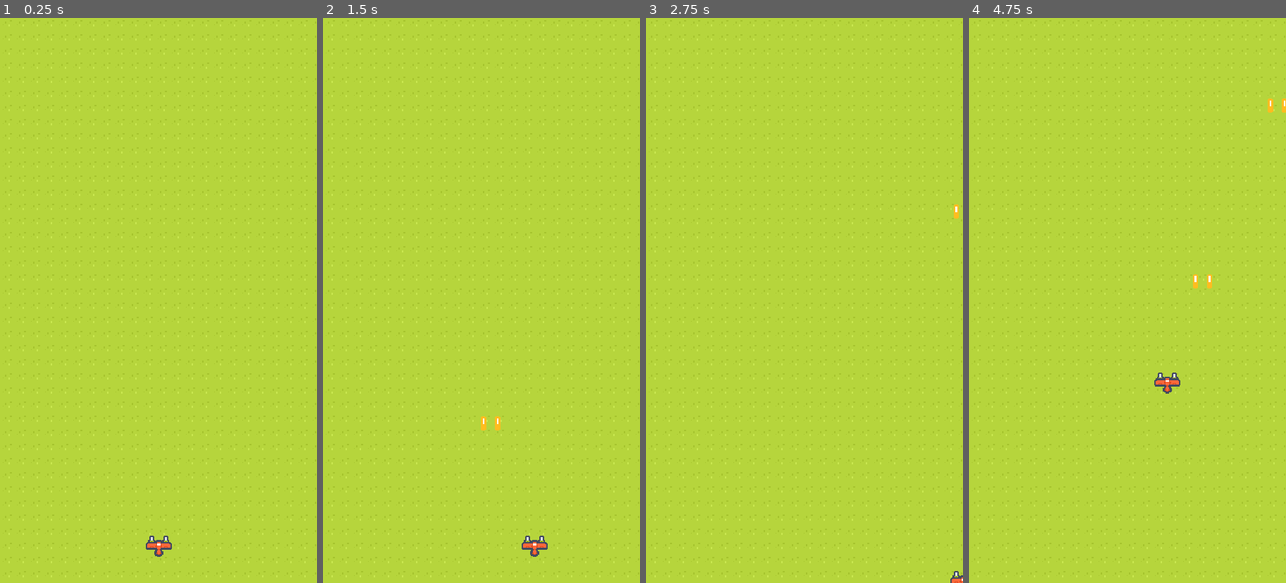
Above: before the commit, frames 1-4 (left to right).
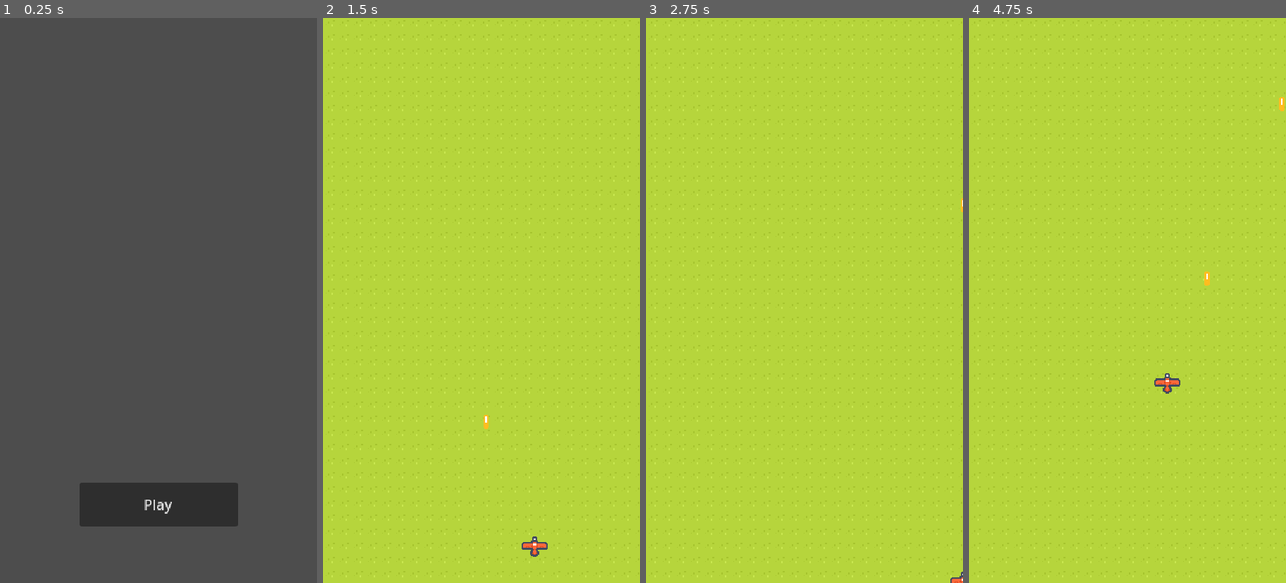
Above: after the commit, the same moments.

Repository: sir-geronimo/red-baron
Game: Godot game, scene res://scenes/main_menu.tscn
The game is run twice, just before and just after one commit, with the same random seed, the same clock (stepped at 60 frames per second) and the same inputs. Before the commit the project starts from res://scenes/World.tscn.
Inputs (mouse positions are in pixels of both pictures, inside the frame that each line leads up to):
- Up to frame 1 (0.25 s): no input
- Up to frame 2 (1.5 s): click (481, 503) at 0.5 s, where only the run after the commit has a clickable "Play"; tap Enter at 1.25 s; hold D (right) from 1.28 s (still down); hold Space (shoot) from 1.28 s (still down)
- Up to frame 3 (2.75 s): release D (right) at 2.03 s; release Space (shoot) at 2.03 s; hold S (down) from 2.03 s (still down); tap Space (shoot) at 2.1 s
- Up to frame 4 (4.75 s): tap Space (shoot) at 2.75, 3.6 s; release S (down) at 2.78 s; hold D (right) 2.78-3.53 s; hold Space (shoot) 2.78-3.53 s; tap Enter at 3.5 s; hold W (up) 3.53-4.28 s; hold A (left) from 4.28 s (still down); hold Space (shoot) from 4.28 s (still down)

The runs differ from the first frame. In frame 1, 100% of the frame differs, in the area x 0-100%, y 0-100%; in frame 2, 0.1%; in frame 3, less than 0.1%; in frame 4, 0.2%.

Commit message:
Re-done project to use component based scenes

Diff:
--- /dev/null
+++ b/components/attack_component.gd
@@ -0,0 +1,7 @@
+class_name AttackComponent
+extends Node
+
+@export var damage: float = 10.0
+
+func _ready():
+	pass # Replace with function body.
--- a/components/health_component/health_component.gd
+++ b/components/health_component.gd
@@ -1,7 +1,7 @@
 class_name HealthComponent
 extends Node
 
-signal health_changed(previous, new)
+signal health_changed(previous: float, new: float)
 signal no_health
 
 @export var max_health: float = 100.0
@@ -9,18 +9,12 @@
 var health: float = max_health:
 	set = set_health
 
-func _ready() -> void:
-	health_changed.connect(_on_health_changed)
-
 func set_health(value: float) -> void:
 	health_changed.emit(self.health, value)
 	health = clamp(value, 0.0, self.max_health)
+
 	if self.is_dead():
 		no_health.emit()
 
 func is_dead() -> bool:
 	return self.health <= 0
-
-func _on_health_changed(previous, new) -> void:
-	print("Health changed: ", health)
-	health_changed.emit()
--- a/components/health_component/health_component.tscn
+++ /dev/null
@@ -1,6 +0,0 @@
-[gd_scene load_steps=2 format=3 uid="uid://n1ws2ykbmcy0"]
-
-[ext_resource type="Script" path="res://components/health_component/health_component.gd" id="1_gq6o3"]
-
-[node name="HealthComponent" type="Node"]
-script = ExtResource("1_gq6o3")
--- a/scripts/Gun.gd
+++ b/components/hitbox_component.gd
@@ -1,12 +1,12 @@
-class_name Gun
-extends Marker2D
+class_name HitBoxComponent
+extends Area2D
 
 
 # Called when the node enters the scene tree for the first time.
-func _ready():
+func _ready() -> void:
 	pass # Replace with function body.
 
 
 # Called every frame. 'delta' is the elapsed time since the previous frame.
-func _process(_delta):
+func _process(delta: float) -> void:
 	pass
--- a/components/hurtbox_component/hurtbox_component.gd
+++ b/components/hurtbox_component.gd
@@ -1,6 +1,7 @@
 class_name HurtBoxComponent
 extends Area2D
 
+@export var attack_component: AttackComponent
 @export var health_component: HealthComponent
 
 # Called when the node enters the scene tree for the first time.
--- a/components/hurtbox_component/hurtbox_component.tscn
+++ /dev/null
@@ -1,10 +0,0 @@
-[gd_scene load_steps=2 format=3 uid="uid://bssv7havrlc2g"]
-
-[ext_resource type="Script" path="res://components/hurtbox_component/hurtbox_component.gd" id="1_pcfap"]
-
-[node name="HurtBoxComponent" type="Area2D"]
-script = ExtResource("1_pcfap")
-
-[node name="CollisionShape2D" type="CollisionShape2D" parent="."]
-
-[connection signal="body_entered" from="." to="." method="_on_body_entered"]
--- a/components/spawner_component/spawner_component.tscn
+++ /dev/null
@@ -1,3 +0,0 @@
-[gd_scene format=3 uid="uid://c2fs1iek0bu3x"]
-
-[node name="SpawnerComponent" type="Node2D"]
--- a/entities/bullet.tscn
+++ b/entities/bullet.tscn
@@ -1,16 +1,24 @@
-[gd_scene load_steps=4 format=3 uid="uid://ql722m7x3j8k"]
+[gd_scene load_steps=5 format=3 uid="uid://ql722m7x3j8k"]
 
-[ext_resource type="Script" path="res://entities/bullet/Bullet.gd" id="1_723fd"]
+[ext_resource type="Script" path="res://scripts/bullet.gd" id="1_y72vq"]
 [ext_resource type="Texture2D" uid="uid://dy6myp1ggkusu" path="res://assets/tiles/tile_0000.png" id="2_a1btj"]
+[ext_resource type="Script" path="res://components/hitbox_component.gd" id="2_ou8j1"]
 
 [sub_resource type="CapsuleShape2D" id="CapsuleShape2D_rqamv"]
 radius = 5.0
 height = 20.0
 
-[node name="Bullet" type="CharacterBody2D"]
-script = ExtResource("1_723fd")
+[node name="Bullet" type="Node2D"]
+script = ExtResource("1_y72vq")
 
-[node name="CollisionShape2D" type="CollisionShape2D" parent="."]
+[node name="VisibleOnScreenNotifier2D" type="VisibleOnScreenNotifier2D" parent="."]
+position = Vector2(9.53674e-07, 0)
+scale = Vector2(0.8, 1)
+
+[node name="HitBoxComponent" type="Area2D" parent="."]
+script = ExtResource("2_ou8j1")
+
+[node name="CollisionShape2D" type="CollisionShape2D" parent="HitBoxComponent"]
 shape = SubResource("CapsuleShape2D_rqamv")
 
 [node name="Sprite2D" type="Sprite2D" parent="."]
--- a/entities/bullet/Bullet.gd
+++ /dev/null
@@ -1,9 +0,0 @@
-class_name Bullet
-extends CharacterBody2D
-
-@export var speed: float = 700.0
-
-func _physics_process(_delta):
-	self.velocity = Vector2.UP * speed
-
-	move_and_slide()
--- a/entities/enemy.tscn
+++ b/entities/enemy.tscn
@@ -1,3 +1,28 @@
-[gd_scene format=3 uid="uid://dv2umxnat3euh"]
+[gd_scene load_steps=6 format=3 uid="uid://dv2umxnat3euh"]
 
-[node name="Enemy" type="Node2D"]
+[ext_resource type="Script" path="res://components/health_component.gd" id="1_r4ajq"]
+[ext_resource type="Texture2D" uid="uid://bcgqv41qsxxq5" path="res://assets/ships/ship_0021.png" id="2_saw2l"]
+[ext_resource type="Script" path="res://components/hurtbox_component.gd" id="3_rbcav"]
+
+[sub_resource type="RectangleShape2D" id="RectangleShape2D_qau5c"]
+size = Vector2(32, 24)
+
+[sub_resource type="RectangleShape2D" id="RectangleShape2D_cvc8f"]
+size = Vector2(32, 24)
+
+[node name="Enemy" type="CharacterBody2D"]
+
+[node name="HealthComponent" type="Node" parent="."]
+script = ExtResource("1_r4ajq")
+
+[node name="HurtBoxComponent" type="Area2D" parent="."]
+script = ExtResource("3_rbcav")
+
+[node name="CollisionShape2D" type="CollisionShape2D" parent="HurtBoxComponent"]
+shape = SubResource("RectangleShape2D_qau5c")
+
+[node name="CollisionShape2D" type="CollisionShape2D" parent="."]
+shape = SubResource("RectangleShape2D_cvc8f")
+
+[node name="Sprite2D" type="Sprite2D" parent="."]
+texture = ExtResource("2_saw2l")
--- a/entities/player.tscn
+++ b/entities/player.tscn
@@ -1,63 +1,45 @@
-[gd_scene load_steps=9 format=3 uid="uid://dysx1l7205xbw"]
+[gd_scene load_steps=9 format=3 uid="uid://lo123csfhdge"]
 
 [ext_resource type="Texture2D" uid="uid://cgwcbhbtilet" path="res://assets/ships/ship_0005.png" id="1_8chrl"]
-[ext_resource type="Script" path="res://scripts/Player.gd" id="1_hv1eh"]
-[ext_resource type="PackedScene" uid="uid://n1ws2ykbmcy0" path="res://components/health_component/health_component.tscn" id="2_w6yga"]
-[ext_resource type="Script" path="res://scripts/Gun.gd" id="3_7y8tl"]
-[ext_resource type="Texture2D" uid="uid://rs6c84itbvat" path="res://assets/tiles/tile_0030.png" id="3_ggup2"]
-[ext_resource type="PackedScene" uid="uid://bssv7havrlc2g" path="res://components/hurtbox_component/hurtbox_component.tscn" id="3_iix66"]
+[ext_resource type="Script" path="res://components/health_component.gd" id="1_chjd2"]
+[ext_resource type="Script" path="res://scripts/player.gd" id="1_dc7t7"]
+[ext_resource type="Script" path="res://components/hurtbox_component.gd" id="2_at52q"]
+[ext_resource type="Script" path="res://components/attack_component.gd" id="5_oyypy"]
+[ext_resource type="PackedScene" uid="uid://buemlsoxch1fa" path="res://gun/single_gun.tscn" id="6_adkbv"]
 
-[sub_resource type="RectangleShape2D" id="RectangleShape2D_sske0"]
-size = Vector2(30, 24)
+[sub_resource type="RectangleShape2D" id="RectangleShape2D_gd8nd"]
+size = Vector2(30, 22.125)
 
-[sub_resource type="RectangleShape2D" id="RectangleShape2D_r83he"]
-size = Vector2(34, 28)
+[sub_resource type="RectangleShape2D" id="RectangleShape2D_r0nqx"]
+size = Vector2(32, 24)
 
-[node name="Player" type="CharacterBody2D" node_paths=PackedStringArray("health_component", "hurt_box")]
+[node name="Player" type="CharacterBody2D"]
 motion_mode = 1
-script = ExtResource("1_hv1eh")
-health_component = NodePath("HealthComponent")
-hurt_box = NodePath("HurtBoxComponent")
+script = ExtResource("1_dc7t7")
 
 [node name="CollisionShape2D" type="CollisionShape2D" parent="."]
-visible = false
-position = Vector2(0, -2)
-shape = SubResource("RectangleShape2D_sske0")
+position = Vector2(0, 0.0625)
+shape = SubResource("RectangleShape2D_gd8nd")
 
-[node name="HealthComponent" parent="." instance=ExtResource("2_w6yga")]
-
-[node name="HurtBoxComponent" parent="." node_paths=PackedStringArray("health_component") instance=ExtResource("3_iix66")]
+[node name="HurtBoxComponent" type="Area2D" parent="." node_paths=PackedStringArray("health_component")]
+script = ExtResource("2_at52q")
 health_component = NodePath("../HealthComponent")
 
-[node name="CollisionShape2D" parent="HurtBoxComponent" index="0"]
-position = Vector2(0, -2)
-shape = SubResource("RectangleShape2D_r83he")
+[node name="CollisionShape2D" type="CollisionShape2D" parent="HurtBoxComponent"]
+shape = SubResource("RectangleShape2D_r0nqx")
 
-[node name="Timer" type="Timer" parent="."]
-wait_time = 0.25
-one_shot = true
-
-[node name="LeftGun" type="Sprite2D" parent="."]
-position = Vector2(-8, -6)
+[node name="Gun" parent="." node_paths=PackedStringArray("attack_component") instance=ExtResource("6_adkbv")]
+position = Vector2(0, -5)
 rotation = -3.14159
-texture = ExtResource("3_ggup2")
-
-[node name="Gun" type="Marker2D" parent="LeftGun"]
-position = Vector2(3.29574e-05, 13)
-rotation = 3.14159
-script = ExtResource("3_7y8tl")
-
-[node name="RightGun" type="Sprite2D" parent="."]
-position = Vector2(8, -6)
-rotation = -3.14159
-texture = ExtResource("3_ggup2")
-
-[node name="Gun" type="Marker2D" parent="RightGun"]
-position = Vector2(3.29574e-05, 13)
-rotation = 3.14159
-script = ExtResource("3_7y8tl")
+attack_component = NodePath("../AttackComponent")
 
 [node name="Sprite" type="Sprite2D" parent="."]
 texture = ExtResource("1_8chrl")
 
-[editable path="HurtBoxComponent"]
+[node name="HealthComponent" type="Node" parent="."]
+script = ExtResource("1_chjd2")
+max_health = 3.0
+
+[node name="AttackComponent" type="Node" parent="."]
+script = ExtResource("5_oyypy")
+damage = 1.0
--- /dev/null
+++ b/gun/base_gun.tscn
@@ -0,0 +1,14 @@
+[gd_scene load_steps=3 format=3 uid="uid://63klyik6sap"]
+
+[ext_resource type="Script" path="res://scripts/gun.gd" id="1_7s5df"]
+[ext_resource type="Texture2D" uid="uid://rs6c84itbvat" path="res://assets/tiles/tile_0030.png" id="2_sa4cv"]
+
+[node name="Gun" type="Node2D"]
+script = ExtResource("1_7s5df")
+
+[node name="Sprite2D" type="Sprite2D" parent="."]
+texture = ExtResource("2_sa4cv")
+
+[node name="Muzzle" type="Marker2D" parent="."]
+position = Vector2(0, 10)
+gizmo_extents = 5.0
--- /dev/null
+++ b/gun/single_gun.tscn
@@ -0,0 +1,20 @@
+[gd_scene load_steps=4 format=3 uid="uid://buemlsoxch1fa"]
+
+[ext_resource type="Script" path="res://scripts/gun.gd" id="1_n3hfo"]
+[ext_resource type="PackedScene" uid="uid://ql722m7x3j8k" path="res://entities/bullet.tscn" id="2_lymj3"]
+[ext_resource type="Texture2D" uid="uid://rs6c84itbvat" path="res://assets/tiles/tile_0030.png" id="3_1utny"]
+
+[node name="Gun" type="Node2D"]
+script = ExtResource("1_n3hfo")
+bullet_entity = ExtResource("2_lymj3")
+
+[node name="Sprite2D" type="Sprite2D" parent="."]
+texture = ExtResource("3_1utny")
+
+[node name="Muzzle" type="Marker2D" parent="."]
+position = Vector2(0, 10)
+gizmo_extents = 5.0
+
+[node name="Timer" type="Timer" parent="."]
+wait_time = 0.25
+one_shot = true
--- a/project.godot
+++ b/project.godot
@@ -11,7 +11,8 @@
 [application]
 
 config/name="top-down-shump"
-run/main_scene="res://scenes/World.tscn"
+config/version="0.0.1"
+run/main_scene="res://scenes/main_menu.tscn"
 config/features=PackedStringArray("4.2", "Forward Plus")
 config/icon="res://icon.svg"
 
@@ -65,3 +66,4 @@
 [rendering]
 
 textures/canvas_textures/default_texture_filter=0
+textures/vram_compression/import_etc2_astc=true
--- /dev/null
+++ b/scenes/main_menu.tscn
@@ -0,0 +1,22 @@
+[gd_scene load_steps=2 format=3 uid="uid://bcng8uhpiyadn"]
+
+[ext_resource type="Script" path="res://scripts/main_menu.gd" id="1_88xt7"]
+
+[node name="MainMenu" type="Node"]
+script = ExtResource("1_88xt7")
+
+[node name="UI" type="Control" parent="."]
+layout_mode = 3
+anchors_preset = 0
+offset_right = 360.0
+offset_bottom = 640.0
+metadata/_edit_lock_ = true
+
+[node name="Button" type="Button" parent="UI"]
+layout_mode = 2
+offset_left = 90.0
+offset_top = 526.0
+offset_right = 270.0
+offset_bottom = 576.0
+text = "Play"
+metadata/_edit_use_anchors_ = true
--- a/scenes/World.tscn
+++ b/scenes/world.tscn
@@ -136,5 +136,5 @@
 format = 2
 layer_0/tile_data = PackedInt32Array(0, 131074, 4, 65536, 131074, 4, 131072, 131074, 4, 196608, 131074, 4, 1, 131074, 4 …(19540 unchanged characters)…
 
-[node name="Player" parent="." instance=ExtResource("2_8s2yg")]
+[node name="Player2" parent="." instance=ExtResource("2_yxot0")]
 position = Vector2(180, 600)
--- a/scripts/Player.gd
+++ /dev/null
@@ -1,39 +0,0 @@
-extends CharacterBody2D
-
-#region Exportable members
-@export var speed: float = 300.0
-#endregion
-
-#region Components
-@export var health_component: HealthComponent
-@export var hurt_box: HurtBoxComponent
-#endregion
-
-#region Onready vars
-@onready var screen_size: Vector2 = get_viewport_rect().size
-@onready var Gun1 := $LeftGun/Gun
-@onready var Gun2 := $RightGun/Gun
-@onready var timer := $Timer
-#endregion
-
-const bulletScene = preload("res://entities/bullet.tscn")
-
-func _process(_delta):
-	var shooting := Input.is_action_pressed("shoot")
-	if shooting and timer.is_stopped():
-		shoot()
-		timer.start()
-
-func _physics_process(delta):
-	self.velocity = Input.get_vector("left", "right", "up", "down") * speed
-	self.position += self.velocity * delta
-	self.position = self.position.clamp(Vector2.ZERO, screen_size)
-
-func shoot():
-	var bullet = bulletScene.instantiate()
-	get_tree().root.add_child(bullet)
-	bullet.position = self.Gun1.global_position
-
-	var bullet2 = bulletScene.instantiate()
-	get_parent().add_child(bullet2)
-	bullet2.position = self.Gun2.global_position
--- /dev/null
+++ b/scripts/bullet.gd
@@ -0,0 +1,14 @@
+class_name Bullet
+extends Node2D
+
+@export var speed: float = 700.0
+@export var direction: Vector2 = Vector2.UP
+
+@onready var visible_on_screen_notifier_2d: VisibleOnScreenNotifier2D = $VisibleOnScreenNotifier2D
+
+func _ready() -> void:
+	visible_on_screen_notifier_2d.connect("screen_exited", queue_free)
+
+func _physics_process(delta) -> void:
+	var velocity = direction * speed
+	self.position += velocity * delta
--- a/scripts/Enemy.gd
+++ b/scripts/enemy.gd
@@ -1,5 +1,8 @@
+class_name Enemy
 extends Node
 
+@export var health_component: HealthComponent
+@export var attack_component: AttackComponent
 
 # Called when the node enters the scene tree for the first time.
 func _ready():
--- /dev/null
+++ b/scripts/gun.gd
@@ -0,0 +1,15 @@
+class_name Gun
+extends Node2D
+
+@export var attack_component: AttackComponent
+@export var bullet_entity: PackedScene
+
+@onready var muzzle: Marker2D = $Muzzle
+@onready var timer: Timer = $Timer
+
+func shoot():
+	if timer.is_stopped():
+		timer.start()
+		var bullet = bullet_entity.instantiate()
+		get_tree().root.add_child(bullet)
+		bullet.position = self.muzzle.global_position
--- /dev/null
+++ b/scripts/main_menu.gd
@@ -0,0 +1,9 @@
+extends Node
+
+@onready var button: Button = $UI/Button
+
+# Called when the node enters the scene tree for the first time.
+func _ready() -> void:
+	button.connect("pressed", func():
+		get_tree().change_scene_to_file("res://scenes/world.tscn")
+	)
--- /dev/null
+++ b/scripts/player.gd
@@ -0,0 +1,26 @@
+class_name Player
+extends CharacterBody2D
+
+#region Exportable members
+@export var speed: float = 300.0
+#endregion
+
+##region Components
+#@export var health_component: HealthComponent
+#@export var hurt_box: HurtBoxComponent
+##endregion
+
+##region Onready vars
+@onready var gun: Gun = $Gun
+@onready var screen_size: Vector2 = get_viewport_rect().size
+##endregion
+
+func _process(_delta):
+	var shooting := Input.is_action_pressed("shoot")
+	if shooting and gun.timer.is_stopped():
+		gun.shoot()
+
+func _physics_process(delta):
+	self.velocity = Input.get_vector("left", "right", "up", "down") * speed
+	self.position += self.velocity * delta
+	self.position = self.position.clamp(Vector2.ZERO, screen_size)
Not shown, changed: assets/license.txt
Not shown, added: export_presets.cfg
Not shown: 1 places in scenes/world.tscn that only renumber resources
